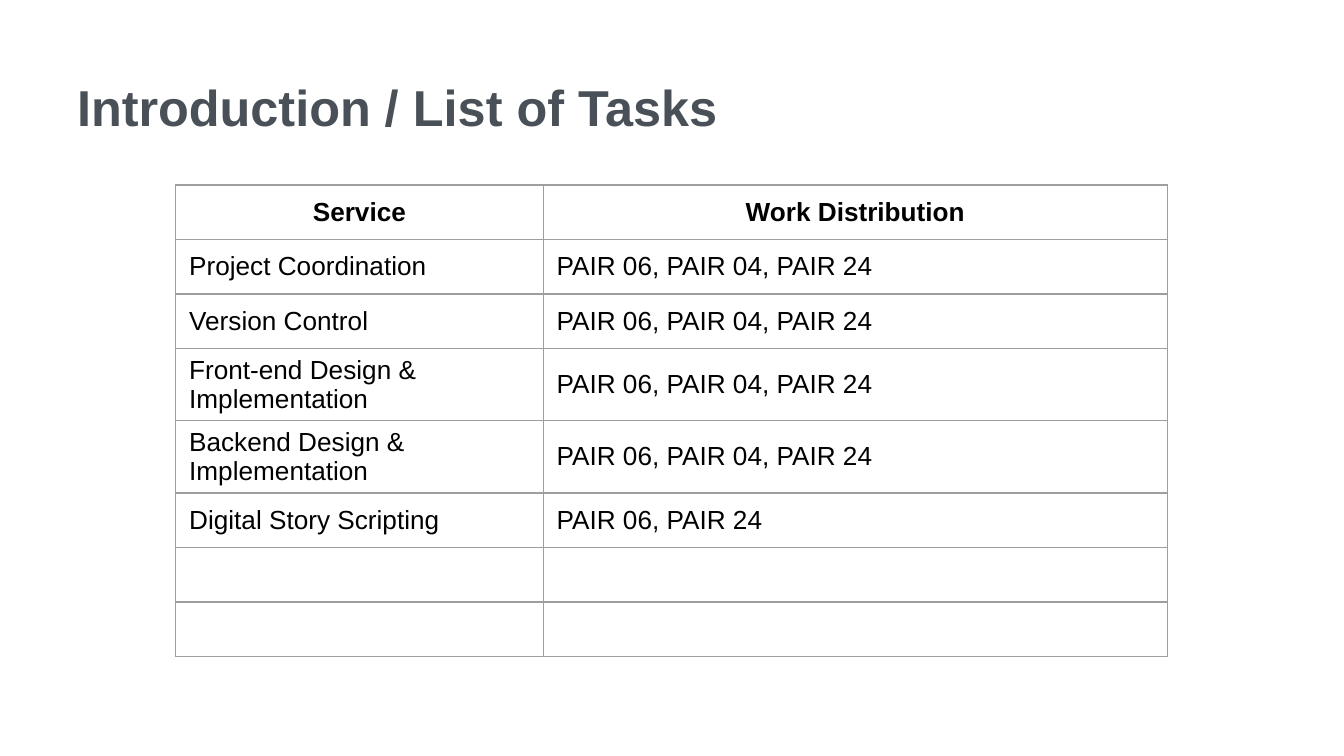
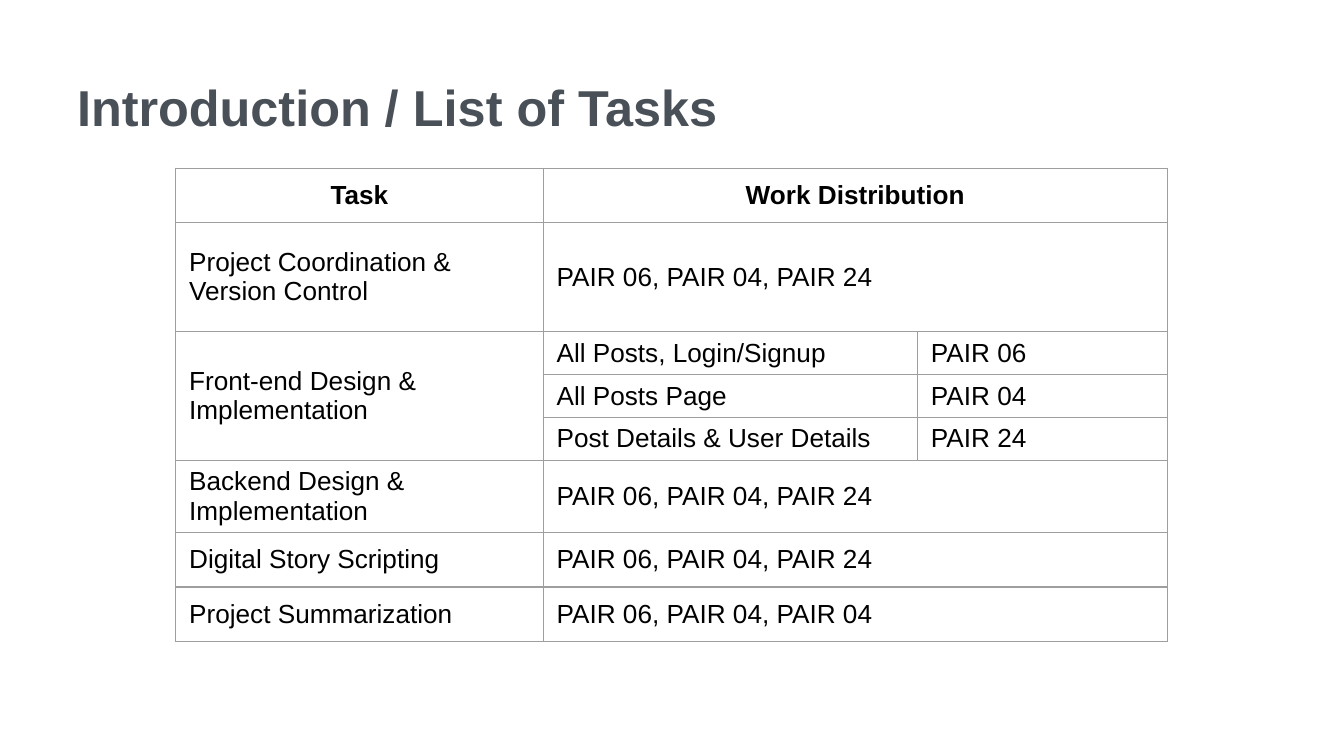
Before and after one commit to YanzhenHuang/CISC3003-Final-Project, a slide deck: slide 6 of My Project Archive/CISC3003-Project-Presentation (Final).pptx (slide 5 before the commit). Drawn at 1344x756 pixels with LibreOffice and Linux fonts; fonts in the diff are those of the drawing; background and template pictures are left out. Boxes give left, top, right and bottom in pixels: in the first picture for what was removed or moved away, otherwise in the second. Text is boxed around its words. In the diff, an @@ line names an element or a change of style, - is before the commit and + after.

Commit message:
[CISC3003-Final-Group-DigitalStory.mp4, CISC3003-Project-Presentation (Final).pptx] <Add> Report Archive

```diff
--- a/My Project Archive/CISC3003-Project-Presentation (Final).pptx
+++ b/My Project Archive/CISC3003-Project-Presentation (Final).pptx
@@ table at <box>176,168,1168,650</box> @@
-column 1: Service | Project Coordination | Version Control | Front-end Design & Implementation | Backend Design & Implementation | Digital Story Scripting |  | 
-column 2: Work Distribution | PAIR 06, PAIR 04, PAIR 24 | PAIR 06, PAIR 04, PAIR 24 | PAIR 06, PAIR 04, PAIR 24 | PAIR 06, PAIR 04, PAIR 24 | PAIR 06, PAIR 24 |  | 
+column 1: Task | Project Coordination & Version Control | Front-end Design & Implementation |  |  | Backend Design & Implementation | Digital Story Scripting | Project Summarization
+column 2: Work Distribution | PAIR 06, PAIR 04, PAIR 24 | All Posts, Login/Signup | All Posts Page | Post Details & User Details | PAIR 06, PAIR 04, PAIR 24 | PAIR 06, PAIR 04, PAIR 24 | PAIR 06, PAIR 04, PAIR 04
+column 3:  |  | PAIR 06 | PAIR 04 | PAIR 24 |  |  | 
@@ table: place and size @@
-table at <box>176,185,1168,665</box>
+table at <box>176,168,1168,650</box>
```
Also in this commit, not shown: 8 other slides changed, 5 slides added, 1 other file.
